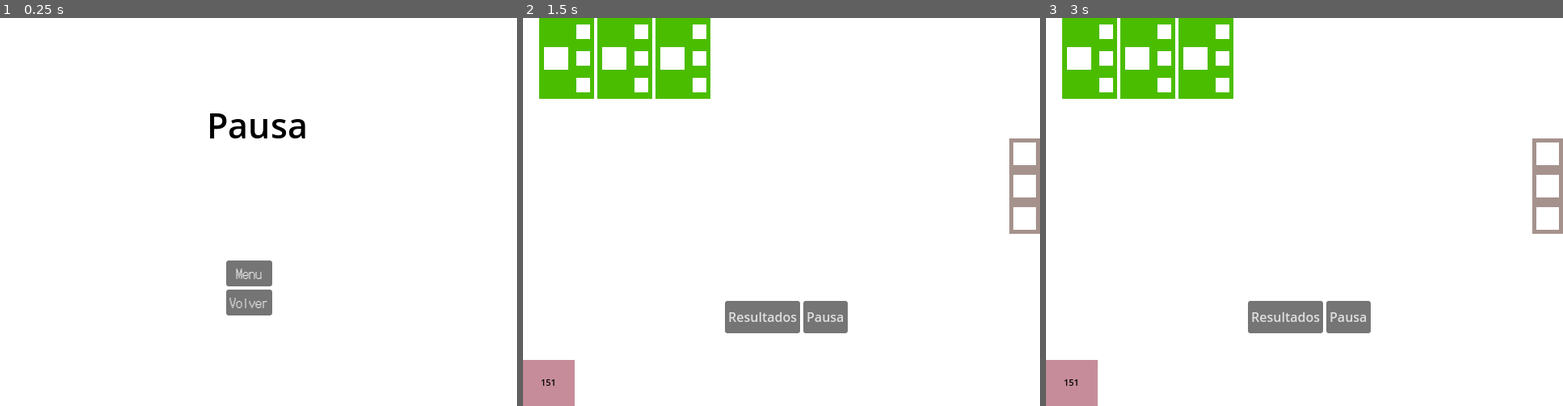
Above: before the commit, frames 1-3 (left to right).
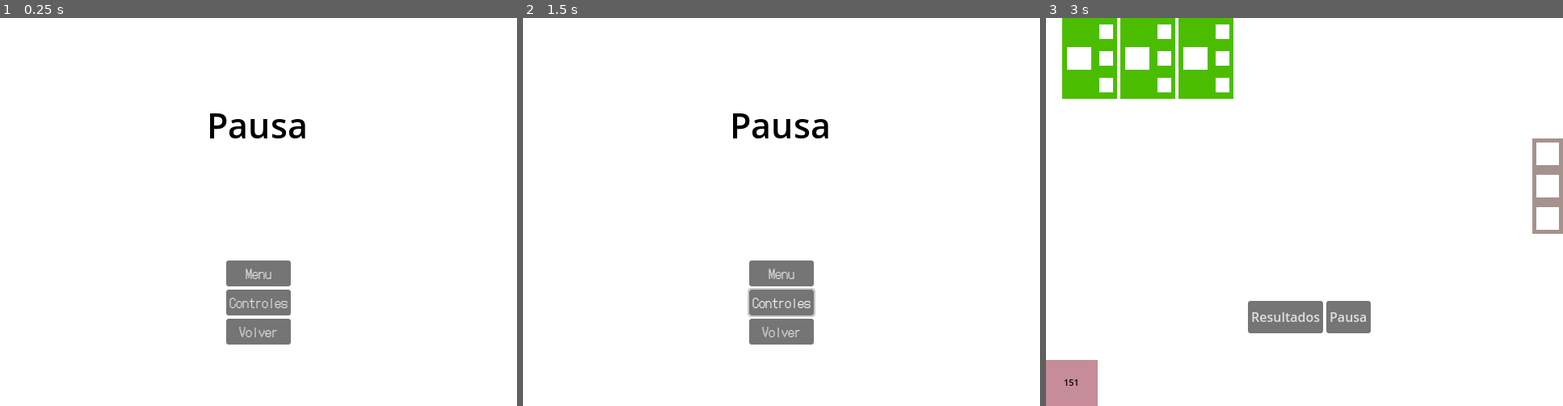
Above: after the commit, the same moments.

Repository: amenrio/techo-de-cristal
Game: Godot game, scene res://02_scenes/04_screens/pause_screen.tscn
Same seed, same stepped clock (60 frames per second), same inputs: the game is played once before the commit and once after it. This scene is started directly instead of the project's main scene.
Inputs (mouse positions are in pixels of both pictures, inside the frame that each line leads up to):
- Up to frame 1 (0.25 s): no input
- Up to frame 2 (1.5 s): click (781, 301) at 0.5 s, where only the run after the commit has a clickable "Controles"; click (828, 316) at 1.25 s, where only the run before the commit has a clickable "Pausa"
- Up to frame 3 (3 s): click (1283, 316) at 2 s, where only the run before the commit has a clickable "Resultados"; click (1304, 332) at 2.75 s, where only the run after the commit has a clickable "Volver"

The runs differ from the first frame. In frame 1, 1.5% of the frame differs, in the area x 43-57%, y 62-85%; in frame 2, 10%, in the area x 0-100%, y 0-100%; in frame 3, nothing differs.

Commit message:
game controls button in pause created
does not work yet

Diff:
--- a/02_scenes/04_screens/controls_screen.tscn
+++ b/02_scenes/04_screens/controls_screen.tscn
@@ -19,11 +19,13 @@
 metadata/_edit_use_anchors_ = true
 
 [node name="fondoPlaceholder" type="ColorRect" parent="CanvasLayer/interfaces"]
+layout_mode = 0
 offset_right = 640.0
 offset_bottom = 480.0
 metadata/_edit_use_anchors_ = true
 
 [node name="nombreCtr" type="Label" parent="CanvasLayer/interfaces"]
+layout_mode = 0
 offset_left = 241.0
 offset_top = 38.0
 offset_right = 441.0
@@ -36,6 +38,7 @@
 metadata/_edit_use_anchors_ = true
 
 [node name="textoCtr" type="Label" parent="CanvasLayer/interfaces"]
+layout_mode = 0
 offset_left = 129.0
 offset_top = 126.0
 offset_right = 503.0
@@ -48,6 +51,7 @@
 metadata/_edit_use_anchors_ = true
 
 [node name="bControlesAtras" type="Button" parent="CanvasLayer/interfaces"]
+layout_mode = 0
 offset_left = 43.0
 offset_top = 413.0
 offset_right = 116.0
--- a/02_scenes/04_screens/pause_screen.gd
+++ b/02_scenes/04_screens/pause_screen.gd
@@ -7,3 +7,7 @@
 
 func _on_b_volver_pressed():
 		get_tree().change_scene_to_file("res://02_scenes/04_screens/game_screen.tscn")
+
+
+func _on_b_controles_pressed():
+	get_tree().change_scene_to_file("res://02_scenes/04_screens/ongame_controls_screen.tscn")
--- a/02_scenes/04_screens/pause_screen.tscn
+++ b/02_scenes/04_screens/pause_screen.tscn
@@ -51,10 +51,17 @@
 theme_override_fonts/font = ExtResource("2_l8hfc")
 text = "Menu"
 
+[node name="bControles" type="Button" parent="CanvasLayer/interfaces/VBoxContainer"]
+layout_mode = 2
+theme = SubResource("Theme_k2p25")
+theme_override_fonts/font = ExtResource("2_l8hfc")
+text = "Controles"
+
 [node name="bVolver" type="Button" parent="CanvasLayer/interfaces/VBoxContainer"]
 layout_mode = 2
 theme_override_fonts/font = ExtResource("2_l8hfc")
 text = "Volver"
 
 [connection signal="pressed" from="CanvasLayer/interfaces/VBoxContainer/bMenu" to="." method="_on_b_menu_pressed"]
+[connection signal="pressed" from="CanvasLayer/interfaces/VBoxContainer/bControles" to="." method="_on_b_controles_pressed"]
 [connection signal="pressed" from="CanvasLayer/interfaces/VBoxContainer/bVolver" to="." method="_on_b_volver_pressed"]
